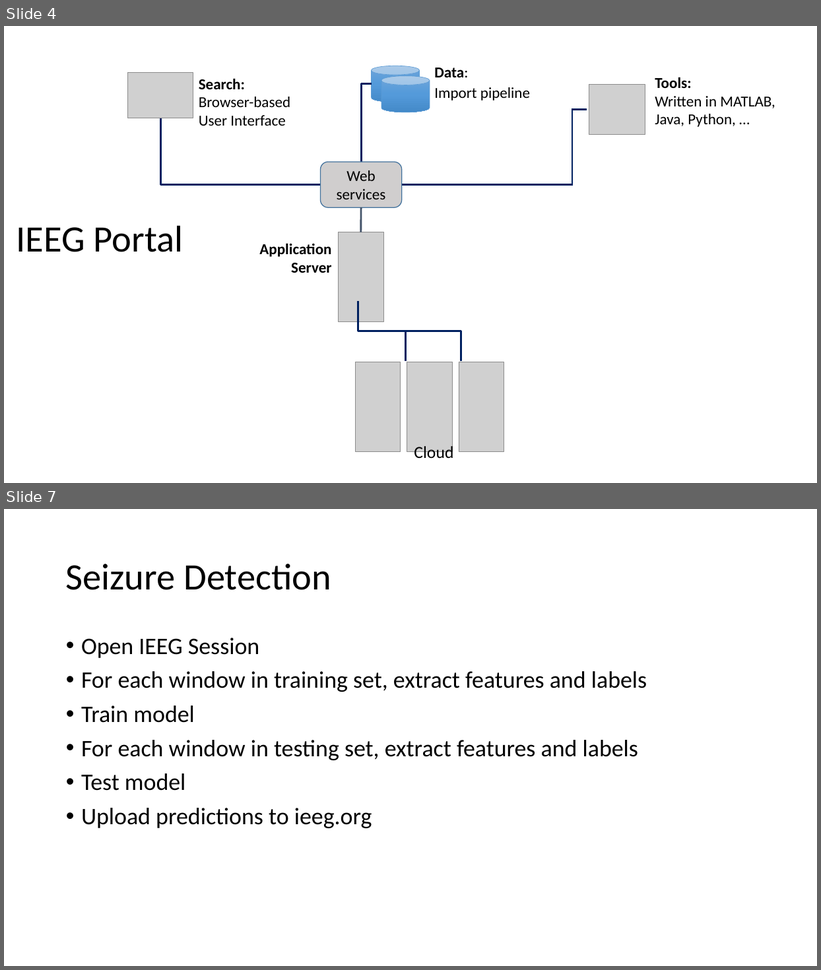
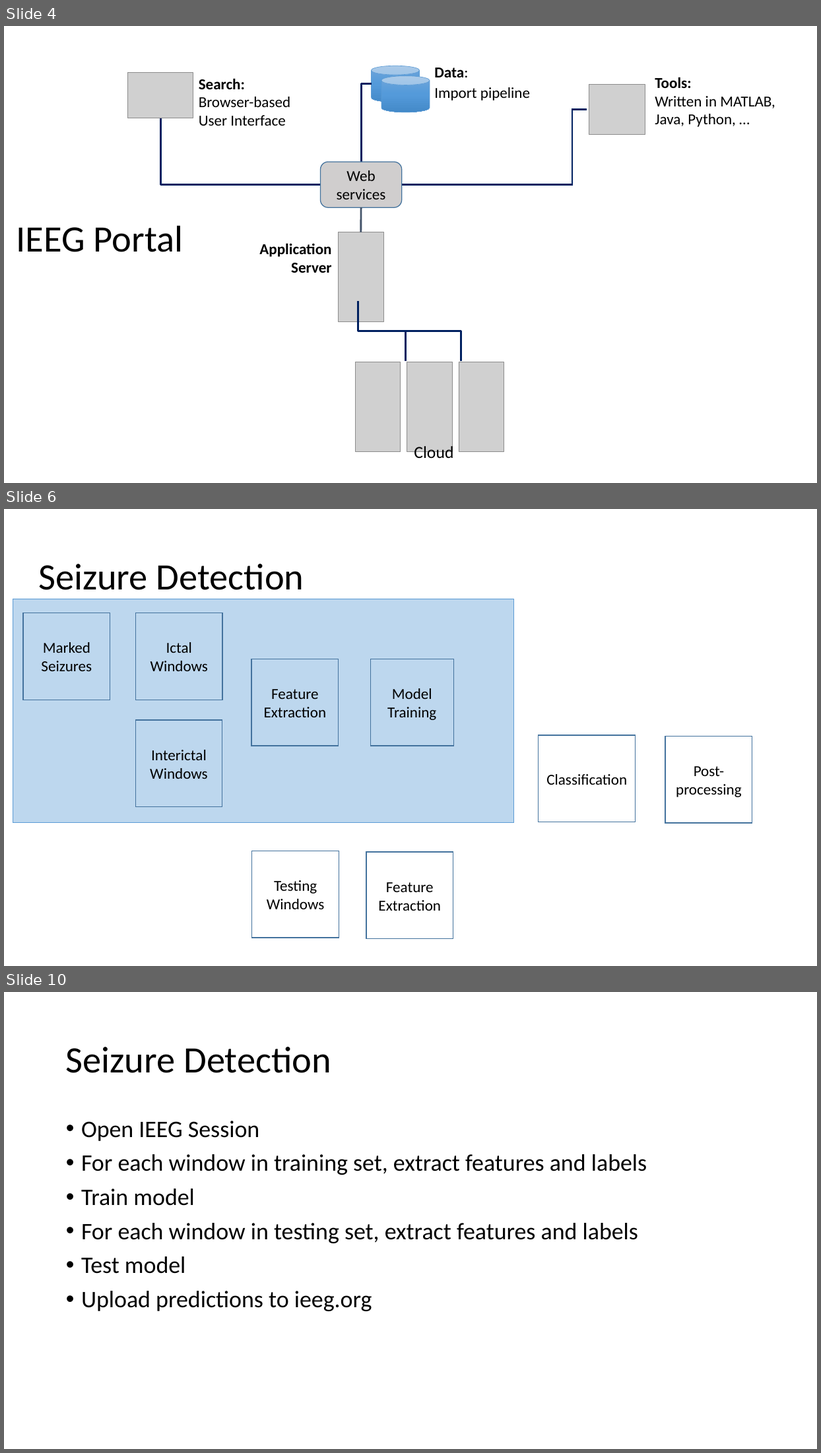
Before and after one commit to hoameng/AES2016WorkshopMaterials, a slide deck: Introduction.pptx. Shown one above the other, each under a label of ours: slides 4 and 7 before the commit, slides 4, 6 and 10 after it; the slides between them are not shown. The pictures are 821x970 and 821x1453 pixels, drawn with LibreOffice and Linux fonts; fonts in the diff are those of the drawing; grey boxes stand for pictures. Boxes give left, top, right and bottom in pixels: in the first picture for what was removed or moved away, otherwise in the second. Text is boxed around its words. In the diff, an @@ line names an element or a change of style, - is before the commit and + after.

```diff
--- a/Introduction.pptx
+++ b/Introduction.pptx
@@ slide 6 added at box(4, 509, 817, 966), background #FFFFFF @@
@@ title added at box(38, 564, 304, 590), 44 pt, text #000000 @@
+Seizure Detection
@@ rectangle added at box(13, 599, 514, 823), fill #BDD7EE, outline #5B9BD5 0.5 pt @@
@@ rectangle added at box(23, 613, 110, 700), outline #43739E 1 pt, 18 pt, text #000000 @@
+Marked Seizures
@@ rectangle added at box(136, 613, 223, 700), outline #43739E 1 pt, 18 pt, text #000000 @@
+Ictal
+Windows
@@ rectangle added at box(252, 659, 339, 747), outline #43739E 1 pt, 18 pt, text #000000 @@
+Feature Extraction
@@ rectangle added at box(370, 659, 453, 747), outline #43739E 1 pt, 18 pt, text #000000 @@
+Model Training
@@ rectangle added at box(136, 720, 223, 807), outline #43739E 1 pt, 18 pt, text #000000 @@
+Interictal Windows
@@ rectangle added at box(539, 735, 636, 823), outline #43739E 1 pt, 18 pt, text #000000 @@
+Classification
@@ rectangle added at box(666, 737, 753, 824), outline #43739E 1 pt, 18 pt, text #000000 @@
+Post-processing
@@ rectangle added at box(252, 851, 339, 939), outline #43739E 1 pt, 18 pt, text #000000 @@
+Testing Windows
@@ rectangle added at box(366, 852, 453, 940), outline #43739E 1 pt, 18 pt, text #000000 @@
+Feature Extraction
@@ what was slide 7 is now slide 10 @@
```
Also in this commit, not shown: 2 slides changed, 3 other slides added, 1 slide removed, 4 other files.
